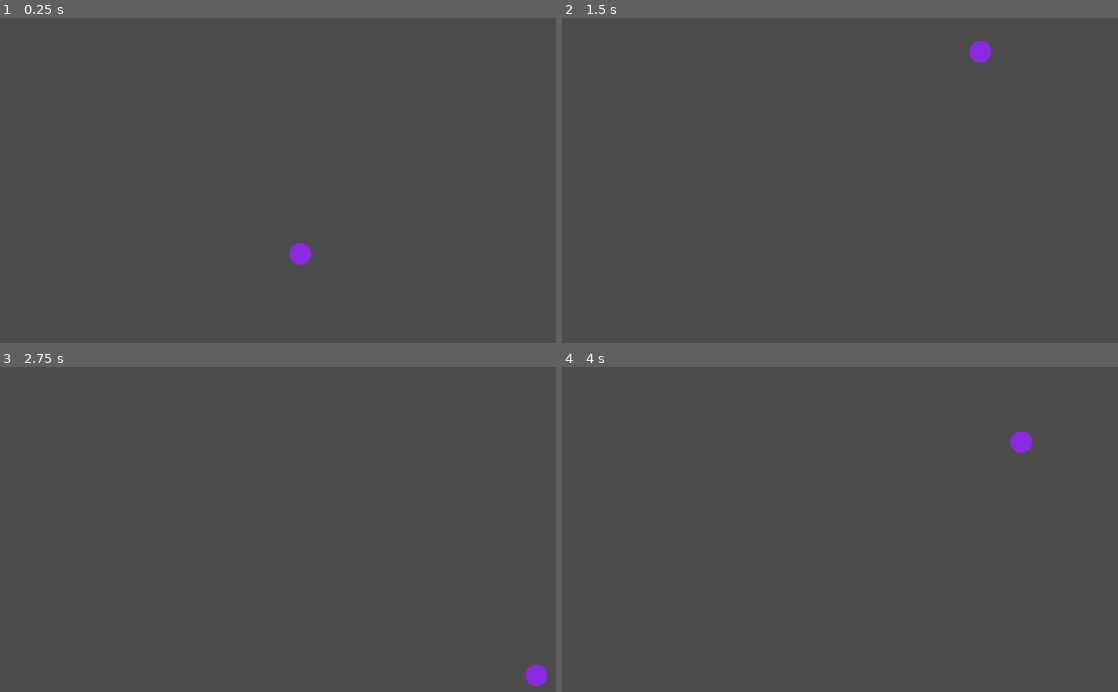
Above: before the commit, frames 1-4 (two rows, left to right).
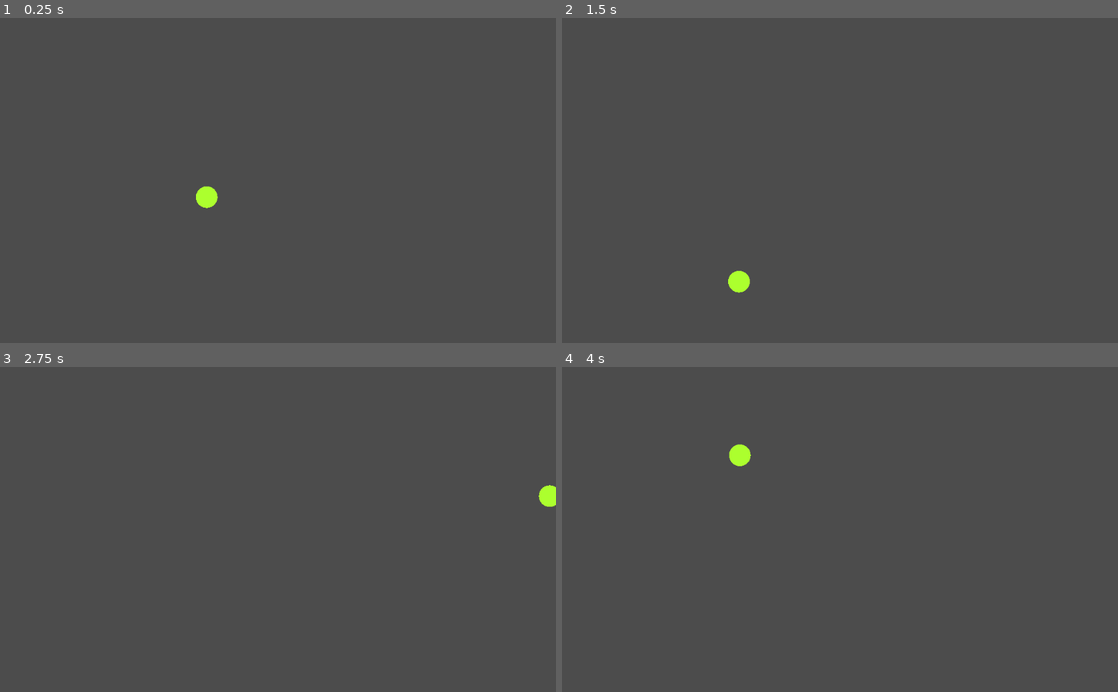
Above: after the commit, the same moments.

Repository: charliecharlieO-o/boing-godot
Game: Godot game, scene res://BouncingScene.tscn
Same seed, same stepped clock (60 frames per second), same inputs: the game is played once before the commit and once after it. The project has no main scene, so this scene is started directly.
Inputs (mouse positions are in pixels of both pictures, inside the frame that each line leads up to):
- Up to frame 1 (0.25 s): no input
- Up to frame 2 (1.5 s): move the mouse to (962, 164) at 0.52 s; move the mouse to (728, 196) at 1.27 s
- Up to frame 3 (2.75 s): move the mouse to (333, 458) at 2.02 s
- Up to frame 4 (4 s): move the mouse to (812, 594) at 2.77 s; move the mouse to (1006, 578) at 3.52 s

The runs differ from the first frame. In frame 1, 0.4% of the frame differs, in the area x 35-56%, y 51-77%; in frame 2, 0.4%; in frame 3, 0.4%; in frame 4, 0.4%, in the area x 30-85%, y 19-31%.

Commit message:
follow the mouse

Diff:
--- a/BouncingBall.gd
+++ b/BouncingBall.gd
@@ -8,6 +8,8 @@
 var ball: Vector2
 var velocity := Vector2(1.0, 3.3)
 var topspeed:float = 10.0
+var acceleration: Vector2
+var mouse_last_pos: Vector2
 
 
 # Called when the node enters the scene tree for the first time.
@@ -22,16 +24,34 @@
 		velocity.x = velocity.x * -1.0
 	if ((ball.y > window.y) || (ball.y < 1)):
 		velocity.y = velocity.y * -1.0
-	# acceleration increases in the same direction
-	var acceleration: Vector2 = velocity.normalized()
-	# You can add vectors directly with GDscript
-	velocity = velocity + velocity.normalized()
-	velocity = velocity.clamped(topspeed) # limit velocity max 10
-	ball = ball + velocity
+
+func follow_mouse():
+	# Get mouse pos
+	var mouse = get_viewport().get_mouse_position()
+	if mouse == mouse_last_pos:
+		acceleration = velocity.normalized()
+		return
+	if ((mouse.x > window.x) || (mouse.x < 1)):
+		acceleration = velocity.normalized()
+		return
+	if ((mouse.y > window.y) || (mouse.y < 1)):
+		acceleration = velocity.normalized()
+		return
+	# Compute direction
+	var direction = mouse - ball
+	# Normalize and Scale
+	acceleration = direction.normalized() * 5
+	# Set last mouse position
+	mouse_last_pos = mouse
 
 func _process(delta):
 	update()
 
 func _draw():
+	follow_mouse()
 	bounce()
-	draw_circle(ball, 20.0, Color.blueviolet)
+	# Change balls location
+	velocity = velocity + acceleration
+	velocity = velocity.clamped(topspeed) # limit velocity max 10
+	ball = ball + velocity
+	draw_circle(ball, 20.0, Color.greenyellow)
Binary file added: boing_v2.gif
Not shown, changed: README.md
